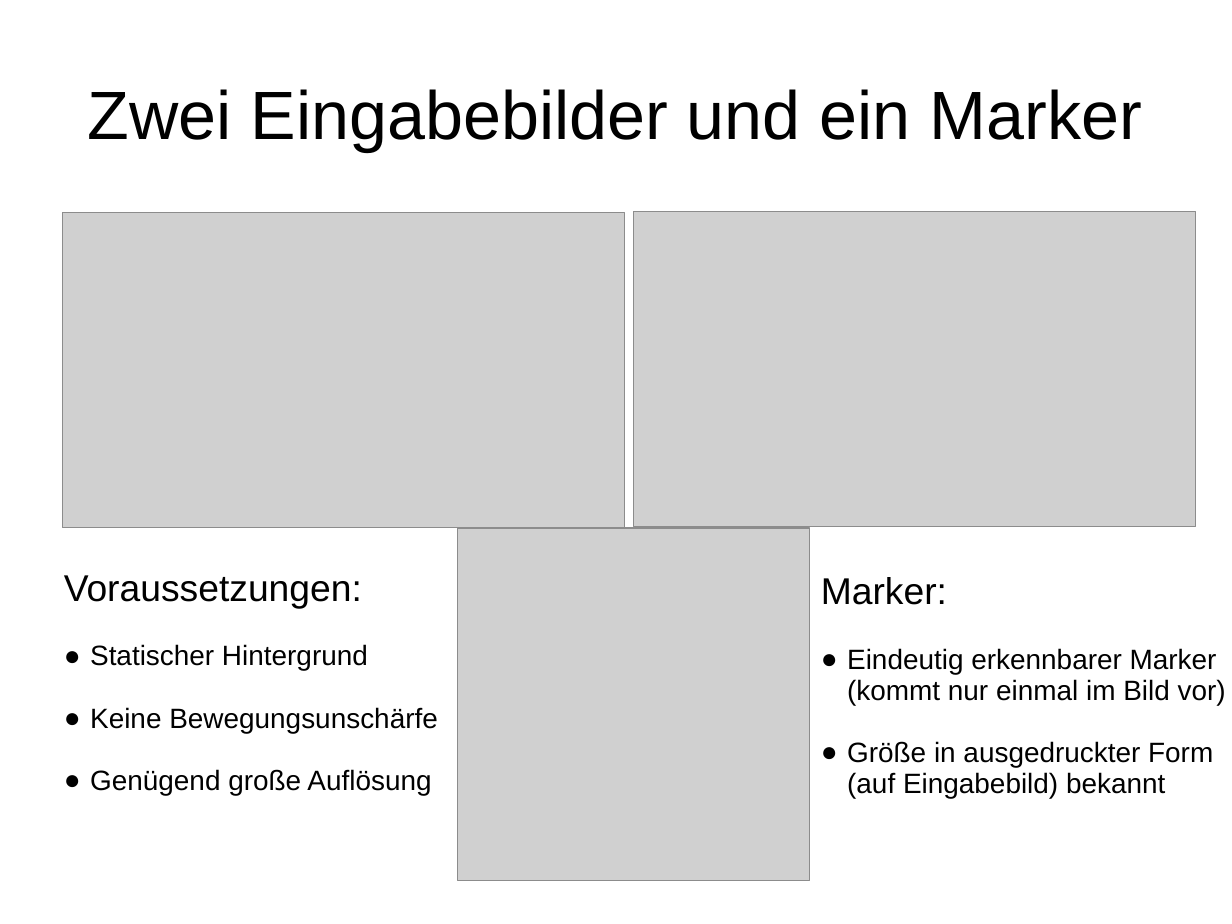
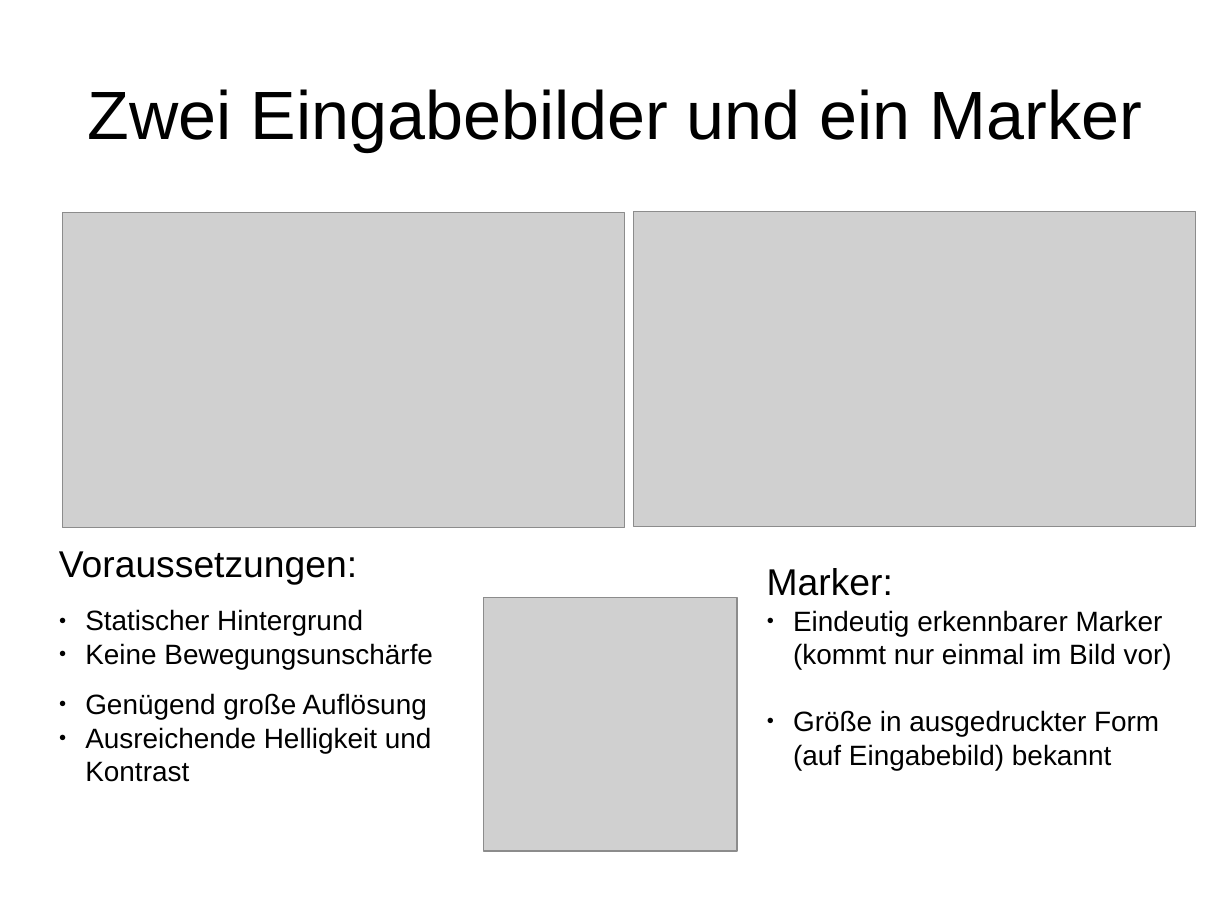
Before and after one commit to tpinetz/EDVBAG_C3, a slide deck: slide 3 of Documents/Zwischenpraesentation.ppt. Drawn at 1232x924 pixels with LibreOffice and Linux fonts; fonts in the diff are those of the drawing; grey boxes stand for pictures. Boxes give left, top, right and bottom in pixels: in the first picture for what was removed or moved away, otherwise in the second. Text is boxed around its words. In the diff, an @@ line names an element or a change of style, - is before the commit and + after.

```diff
--- a/Documents/Zwischenpraesentation.ppt
+++ b/Documents/Zwischenpraesentation.ppt
@@ text "Voraussetzungen:" moved from (x1=64, y1=575, x2=438, y2=795) to (x1=59, y1=551, x2=433, y2=782) @@
@@ text "Marker:" moved from (x1=821, y1=577, x2=1226, y2=798) to (x1=767, y1=568, x2=1172, y2=770) @@
@@ text "Marker:" at (x1=767, y1=568, x2=1172, y2=770): line spacing 0.93 to 1.5; line spacing 0.93 to 1 @@
@@ picture resized from (x1=457, y1=528, x2=809, y2=880) to (x1=484, y1=598, x2=738, y2=852) @@
@@ text at (x1=85, y1=609, x2=433, y2=719): line spacing 0.93 to 1.5; line spacing 0.93 to 1 @@
@@ text at (x1=85, y1=727, x2=432, y2=782): paragraph added @@
+● Ausreichende Helligkeit und Kontrast
```
Also in this commit, not shown: 5 other slides changed, 1 slide added, 1 slide removed.
